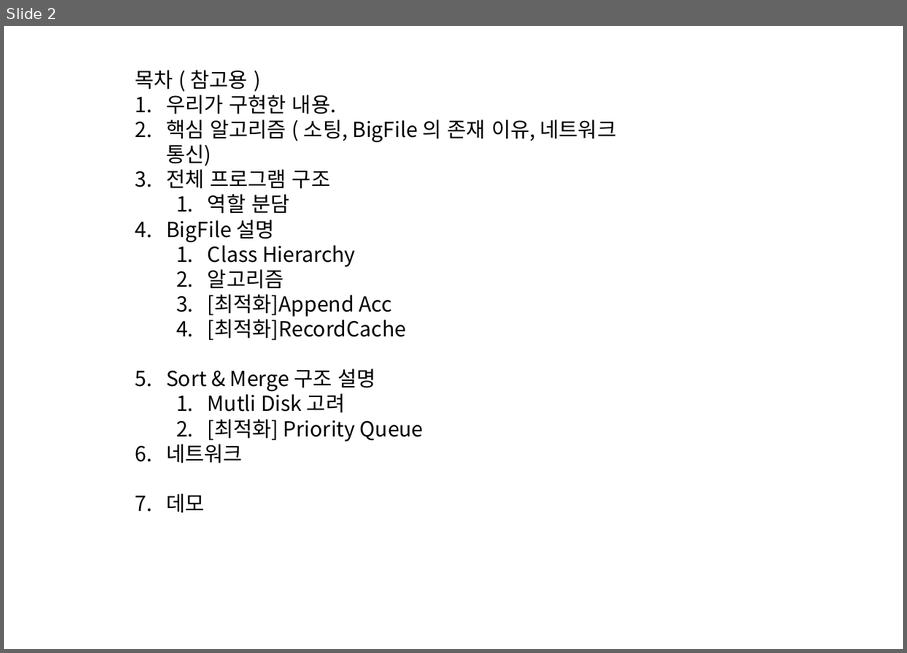
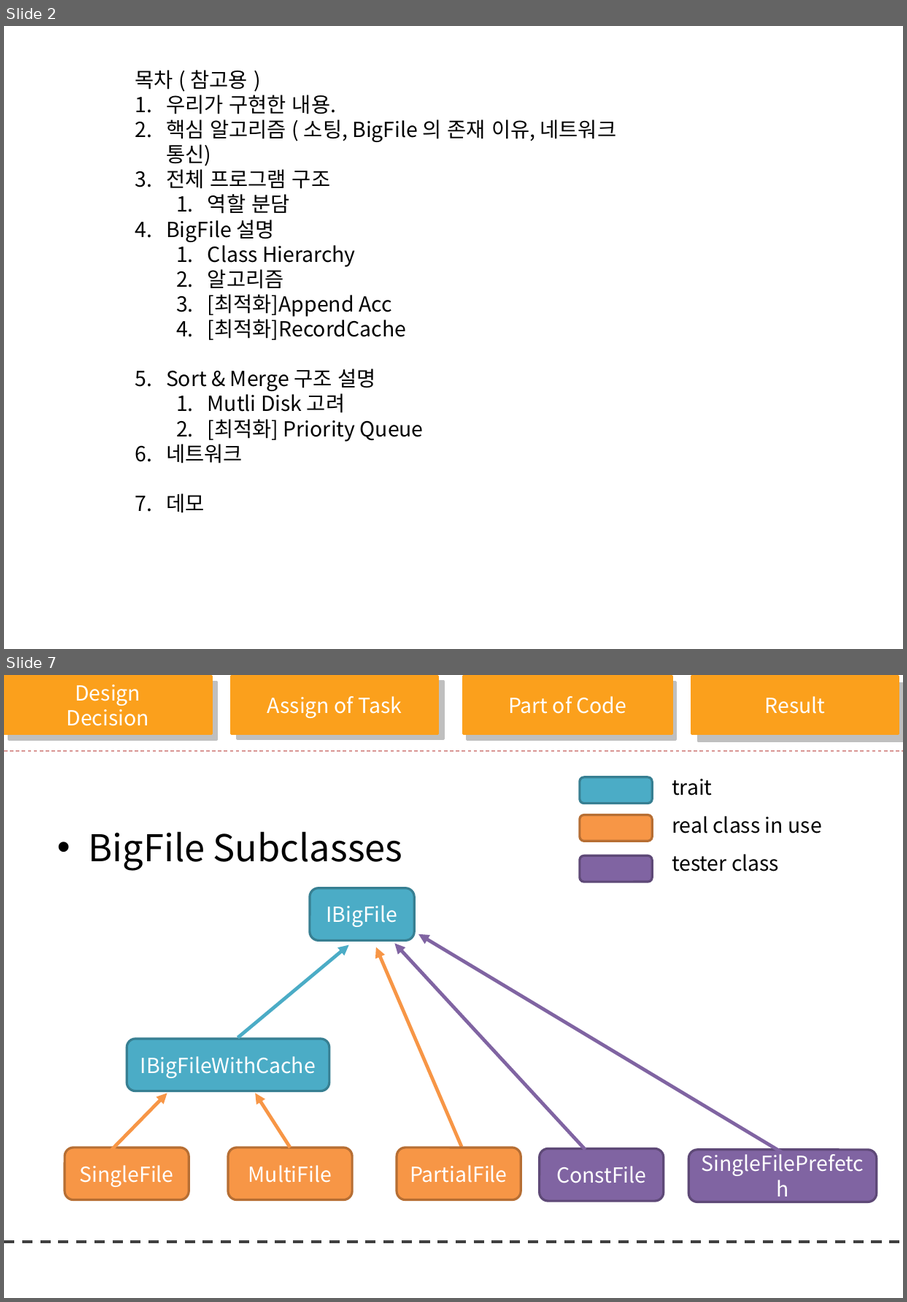
Before and after one commit to clover3/orange, a slide deck: Document/orange_progress.pptx. Shown one above the other, each under a label of ours: slide 2 before the commit, slides 2 and 7 after it; the slides between them are not shown. The pictures are 907x653 and 907x1302 pixels, drawn with LibreOffice and Linux fonts; fonts in the diff are those of the drawing; background and template pictures are left out. Boxes give left, top, right and bottom in pixels: in the first picture for what was removed or moved away, otherwise in the second. Text is boxed around its words. In the diff, an @@ line names an element or a change of style, - is before the commit and + after.

```diff
--- a/Document/orange_progress.pptx
+++ b/Document/orange_progress.pptx
@@ slide 7 added at (4, 675, 903, 1298), background #FFFFFF @@
@@ rectangle added at (4, 676, 211, 734), fill #FBA01C, outline #FBA01C 2 pt, 18 pt, text #FFFFFF @@
+Design
+Decision
@@ rectangle added at (9, 682, 216, 739), fill #BFBFBF, outline #BFBFBF 2 pt, 18 pt, text #FFFFFF @@
+22-25
@@ rectangle added at (232, 676, 438, 734), fill #FBA01C, outline #FBA01C 2 pt, 18 pt, text #FFFFFF @@
+Assign of Task
@@ rectangle added at (238, 682, 444, 739), fill #BFBFBF, outline #BFBFBF 2 pt, 18 pt, text #FFFFFF @@
+22-25
@@ rectangle added at (464, 676, 673, 734), fill #FBA01C, outline #FBA01C 2 pt, 18 pt, text #FFFFFF @@
+Part of Code
@@ rectangle added at (468, 682, 676, 739), fill #BFBFBF, outline #BFBFBF 2 pt, 18 pt, text #FFFFFF @@
+22-25
@@ rectangle added at (692, 676, 899, 734), fill #FBA01C, outline #FBA01C 2 pt, 18 pt, text #FFFFFF @@
+Result
@@ rectangle added at (699, 683, 903, 741), fill #BFBFBF, outline #BFBFBF 2 pt, 18 pt, text #FFFFFF @@
+22-25
@@ line added from (4, 752) to (903, 752), #D99694 0.75 pt dashed @@
@@ rounded rectangle added at (580, 777, 652, 803), fill #4BACC6, outline #377F92 2 pt @@
@@ text added at (672, 779, 712, 795), 18 pt, text #000000 @@
+trait
@@ rounded rectangle added at (580, 814, 652, 840), fill #F79646, outline #B76F34 2 pt @@
@@ text added at (672, 816, 822, 833), 18 pt, text #000000 @@
+real class in use
@@ text added at (89, 831, 403, 871), 32 pt, text #000000 @@
+• BigFile Subclasses
@@ rounded rectangle added at (580, 855, 652, 881), fill #8064A2, outline #5F4A78 2 pt @@
@@ text added at (672, 854, 779, 871), 18 pt, text #000000 @@
+tester class
@@ rounded rectangle added at (310, 888, 414, 941), fill #4BACC6, outline #377F92 2 pt, 18 pt, text #FFFFFF @@
+IBigFile
@@ arrow added from (788, 1156) to (419, 934), #8064A2 3 pt @@
@@ arrow added from (238, 1038) to (349, 945), #4BACC6 3 pt @@
@@ arrow added from (462, 1147) to (376, 947), #F79646 3 pt @@
@@ arrow added from (585, 1149) to (395, 943), #8064A2 3 pt @@
@@ rounded rectangle added at (127, 1039, 330, 1091), fill #4BACC6, outline #377F92 2 pt, 18 pt, text #FFFFFF @@
+IBigFileWithCache
@@ arrow added from (112, 1150) to (168, 1093), #F79646 3 pt @@
@@ arrow added from (290, 1147) to (256, 1093), #F79646 3 pt @@
@@ rounded rectangle added at (65, 1147, 189, 1200), fill #F79646, outline #B76F34 2 pt, 18 pt, text #FFFFFF @@
+SingleFile
@@ rounded rectangle added at (228, 1147, 353, 1200), fill #F79646, outline #B76F34 2 pt, 18 pt, text #FFFFFF @@
+MultiFile
@@ rounded rectangle added at (397, 1147, 522, 1200), fill #F79646, outline #B76F34 2 pt, 18 pt, text #FFFFFF @@
+PartialFile
@@ rounded rectangle added at (540, 1148, 664, 1201), fill #8064A2, outline #5F4A78 2 pt, 18 pt, text #FFFFFF @@
+ConstFile
@@ rounded rectangle added at (689, 1149, 877, 1201), fill #8064A2, outline #5F4A78 2 pt, 18 pt, text #FFFFFF @@
+SingleFilePrefetch
@@ line added from (4, 1241) to (903, 1241), #404040 2.25 pt dashed @@
```
Also in this commit, not shown: 4 slides changed, 8 other slides added, 3 slides removed.
